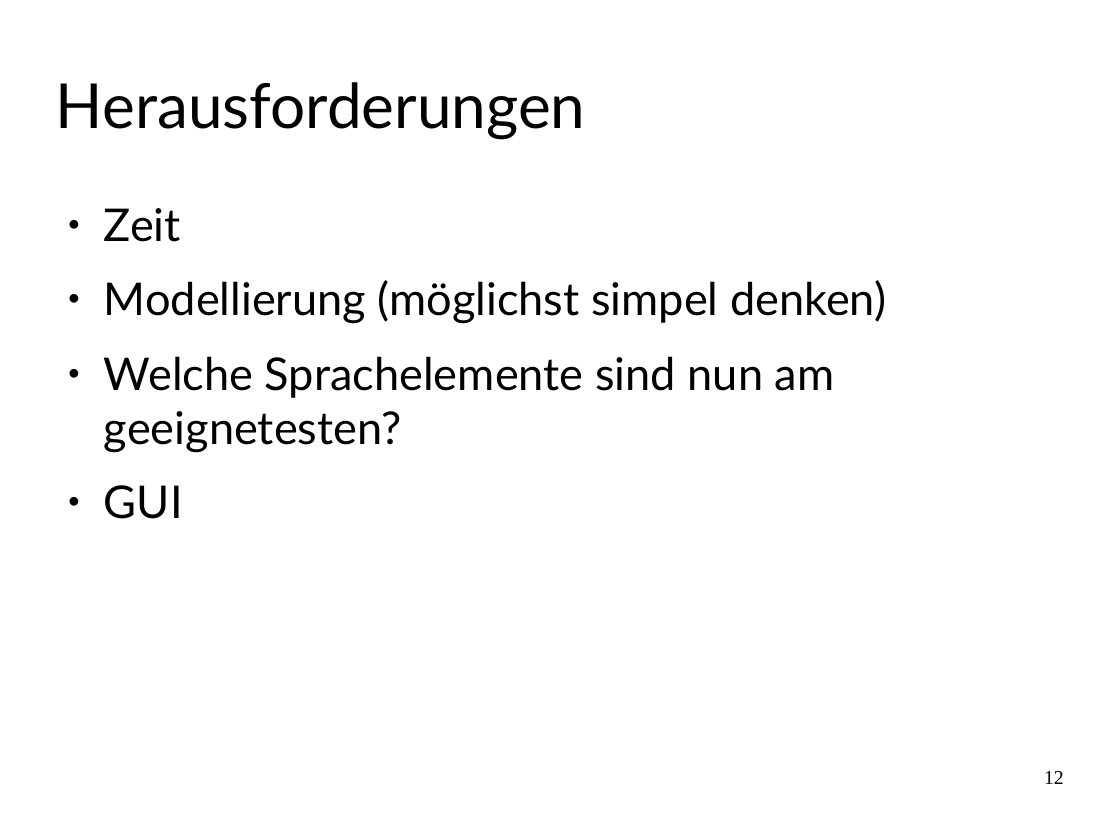
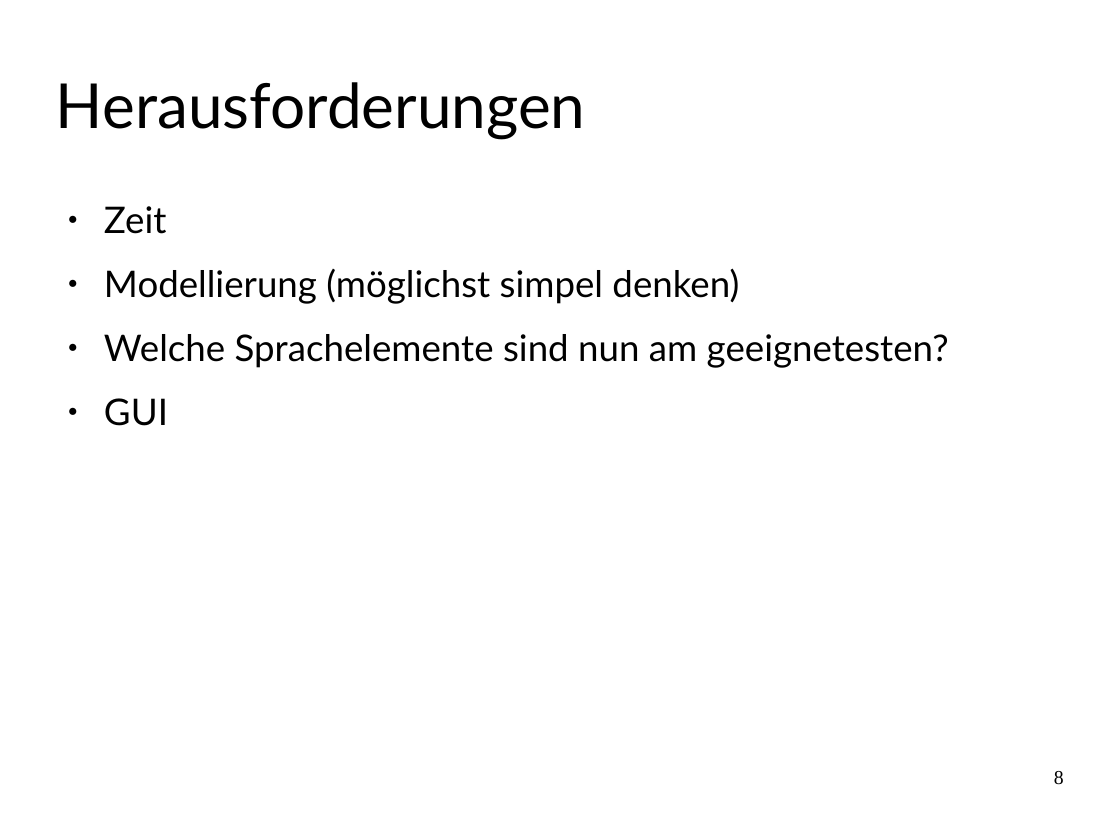
Before and after one commit to FamkeLamberti/battleship-presentation, a slide deck: slide 8 of Abschlusspraesentation_SchiffeVersenken.odp (slide 12 before the commit). Drawn at 1120x840 pixels with LibreOffice and Linux fonts; fonts in the diff are those of the drawing. Boxes give left, top, right and bottom in pixels: in the first picture for what was removed or moved away, otherwise in the second. Text is boxed around its words. In the diff, an @@ line names an element or a change of style, - is before the commit and + after.

```diff
--- a/Abschlusspraesentation_SchiffeVersenken.odp
+++ b/Abschlusspraesentation_SchiffeVersenken.odp
@@ text "Zeit" at (104,206,949,426): size 32 to 26 pt @@
@@ page number at (1054,771,1064,785): text changed @@
-12
+8
```
Also in this commit, not shown: 5 other slides changed, 1 slide added, 5 slides removed.
